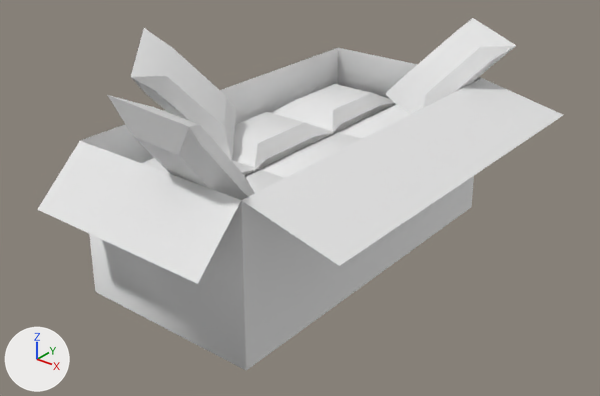
A saved change to the FBX model Assets/Models/Cardboard_Boxes/source/PattyBox.fbx.
Before and after are seen from a 50 mm camera at (2.63, -3.26, 1.93) aimed at (0.12, -0.13, -0.02). Every picture has the same lights, and +X, +Y and +Z are marked at lower left. Materials are left out; every surface is plain grey.

In view in the first picture: 'Meat_01.001'.
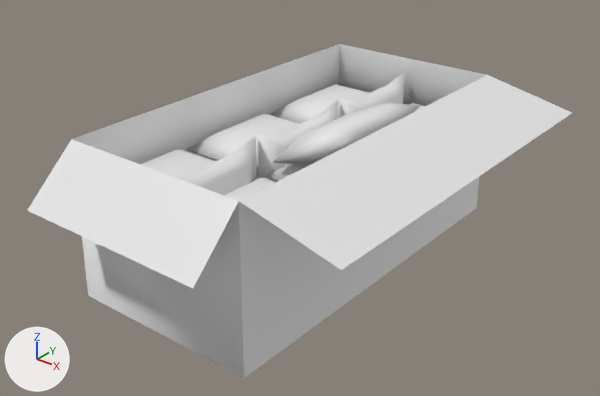
Changed parts and their boxes (x1, y1, x2, y2) in the pictures (600 x 396 px; the box of a moved part takes in the faces that stretch with it):
'Meat_01.001', reshaped, rescaled
    before: (37, 18, 563, 370)
    after: (27, 44, 572, 378)
part 1 of me_mesh_052, moved or reshaped
    before: (263, 132, 361, 178)
    after: (266, 164, 311, 181)
part 2 of me_mesh_052, moved or reshaped (not visible afterwards)
    before: (142, 158, 258, 176)
part 3 of me_mesh_052, moved or reshaped (not visible afterwards)
    before: (246, 170, 284, 193)
part 4 of me_mesh_052, moved or reshaped
    before: (232, 112, 335, 171)
    after: (215, 160, 259, 179)
part 5 of me_mesh_052, moved or reshaped (not visible afterwards)
    before: (245, 148, 305, 177)
part 6 of me_mesh_052, moved or reshaped (not visible afterwards)
    before: (271, 84, 395, 134)
part 7 of me_mesh_052, moved or reshaped (not visible afterwards)
    before: (340, 105, 410, 139)
part 8 of me_mesh_052, moved or reshaped
    before: (305, 116, 372, 148)
    after: (410, 103, 425, 112)
part 9 of me_mesh_052, moved or reshaped (not visible before)
    after: (269, 84, 369, 124)
part 10 of me_mesh_052, moved or reshaped
    before: (131, 28, 236, 160)
    after: (187, 114, 299, 170)
part 11 of me_mesh_052, moved or reshaped
    before: (108, 95, 255, 200)
    after: (140, 149, 215, 178)
part 12 of me_mesh_052, moved or reshaped
    before: (385, 18, 516, 114)
    after: (224, 177, 276, 201)
part 13 of me_mesh_052, added
    after: (178, 136, 257, 195)
part 14 of me_mesh_052, added
    after: (258, 100, 338, 182)
part 15 of me_mesh_052, added
    after: (340, 71, 405, 117)
part 16 of me_mesh_052, added
    after: (273, 103, 421, 164)

The change, as a diff of the scene's bpy script:
```diff
--- a/Assets/Models/Cardboard_Boxes/source/PattyBox.fbx.py
+++ b/Assets/Models/Cardboard_Boxes/source/PattyBox.fbx.py
@@ me_mesh_052 @@
 me_mesh_052.from_pydata(...)  # 2812 vertices, 3390 faces; spans x -0.74..1.02, y -1.28..1.34, z -0.44..0.82
+# me_mesh_052 part 1: the loose piece of 16 vertices spanning x 0.01..0.51, y -0.33..0.37, z 0.1..0.25 is scaled about its middle by (0.96, 0.96, 0.981), then moved by (0.01, 0.03, -0.04)
+# me_mesh_052 part 2: the loose piece of 16 vertices spanning x -0.52..-0.02, y -1.0..-0.3, z 0.1..0.25 is scaled about its middle by (0.96, 0.96, 0.981), then moved by (-0.04, 0.01, -0.19)
+# me_mesh_052 part 3: the loose piece of 16 vertices spanning x 0.01..0.51, y -1.0..-0.3, z 0.1..0.25 is scaled about its middle by (0.96, 0.96, 0.981), then moved by (0.01, 0.01, -0.19)
+# me_mesh_052 part 4: the loose piece of 16 vertices spanning x -0.52..-0.02, y -0.33..0.37, z 0.1..0.25 is scaled about its middle by (0.96, 0.96, 0.981), then moved by (-0.04, 0.03, -0.19)
+# me_mesh_052 part 5: the loose piece of 16 vertices spanning x -0.25..0.25, y -0.33..0.37, z -0.06..0.1 is scaled about its middle by (0.96, 0.96, 0.981), then moved by (0.26, 0.03, -0.03)
+# me_mesh_052 part 6: the loose piece of 16 vertices spanning x -0.52..-0.02, y 0.34..1.04, z 0.1..0.25 is scaled about its middle by (0.96, 0.96, 0.981), then moved by (-0.04, 0.04, -0.19)
+# me_mesh_052 part 7: the loose piece of 16 vertices spanning x 0.01..0.51, y 0.34..1.04, z 0.1..0.25 is scaled about its middle by (0.96, 0.96, 0.981), then moved by (0.01, 0.04, -0.19)
+# me_mesh_052 part 8: the loose piece of 16 vertices spanning x -0.25..0.25, y 0.34..1.04, z -0.06..0.1 is scaled about its middle by (0.96, 0.96, 0.981), then moved by (0.26, 0.04, 0.12)
+# me_mesh_052 part 9: the loose piece of 16 vertices spanning x -0.25..0.25, y -1.01..-0.31, z -0.06..0.1 is scaled about its middle by (0.96, 0.96, 0.981), then moved by (-0.31, 1.39, 0.12)
+# me_mesh_052 part 10: the loose piece of 16 vertices spanning x -0.74..-0.15, y -0.75..0.02, z 0.19..0.82 is multiplied about its middle by the matrix ((0.595, -0.72, -0.224), (0.384, 0.535, -0.7), (0.65, 0.344, 0.619)), then moved by (0.14, 0.42, -0.36)
+# me_mesh_052 part 11: the loose piece of 16 vertices spanning x -0.06..0.44, y -1.21..-0.75, z 0.24..0.81 is multiplied about its middle by the matrix ((-0.96, 0.035, 0.031), (-0.002, 0.604, -0.748), (-0.047, -0.747, -0.603)), then moved by (-0.5, 0.34, -0.39)
+# me_mesh_052 part 12: the loose piece of 16 vertices spanning x -0.03..0.71, y 0.63..1.34, z 0.22..0.7 is multiplied about its middle by the matrix ((-0.809, 0.512, 0.083), (0.445, 0.606, 0.598), (0.267, 0.542, -0.748)), then moved by (-0.08, -1.62, -0.32)
+# me_mesh_052 part 13: the loose piece of 16 vertices spanning x -0.25..0.25, y -1.01..-0.31, z -0.06..0.1 is copied, and the copy is turned 89.5 degrees about the y axis through its middle and scaled by 0.961, then moved by (-0.03, 0.02, 0.09); it spans x -0.1..0.05, y -0.98..-0.3, z -0.13..0.35
+# me_mesh_052 part 14: the loose piece of 16 vertices spanning x -0.25..0.25, y -0.33..0.37, z -0.06..0.1 is copied, and the copy is turned 89.5 degrees about the y axis through its middle and scaled by 0.961, then moved by (-0.03, 0.03, 0.09); it spans x -0.1..0.05, y -0.28..0.39, z -0.13..0.35
+# me_mesh_052 part 15: the loose piece of 16 vertices spanning x -0.25..0.25, y 0.34..1.04, z -0.06..0.1 is copied, and the copy is turned 89.5 degrees about the y axis through its middle and scaled by 0.961, then moved by (-0.03, 0.05, 0.09); it spans x -0.1..0.05, y 0.4..1.08, z -0.13..0.35
+# me_mesh_052 part 16: the loose piece of 16 vertices spanning x 0.01..0.51, y -0.33..0.37, z 0.1..0.25 is copied, and the copy is turned -25.9 degrees about the y axis through its middle and scaled by 0.961, then moved by (0.03, 0.03, 0.16); it spans x 0.07..0.5, y -0.29..0.38, z 0.2..0.46
@@ ob_meat_01_001 @@
 ob_meat_01_001.location = (0.0, 0.0, 0.0)
+ob_meat_01_001.scale = (1.03, 1.03, 1.03)
```
